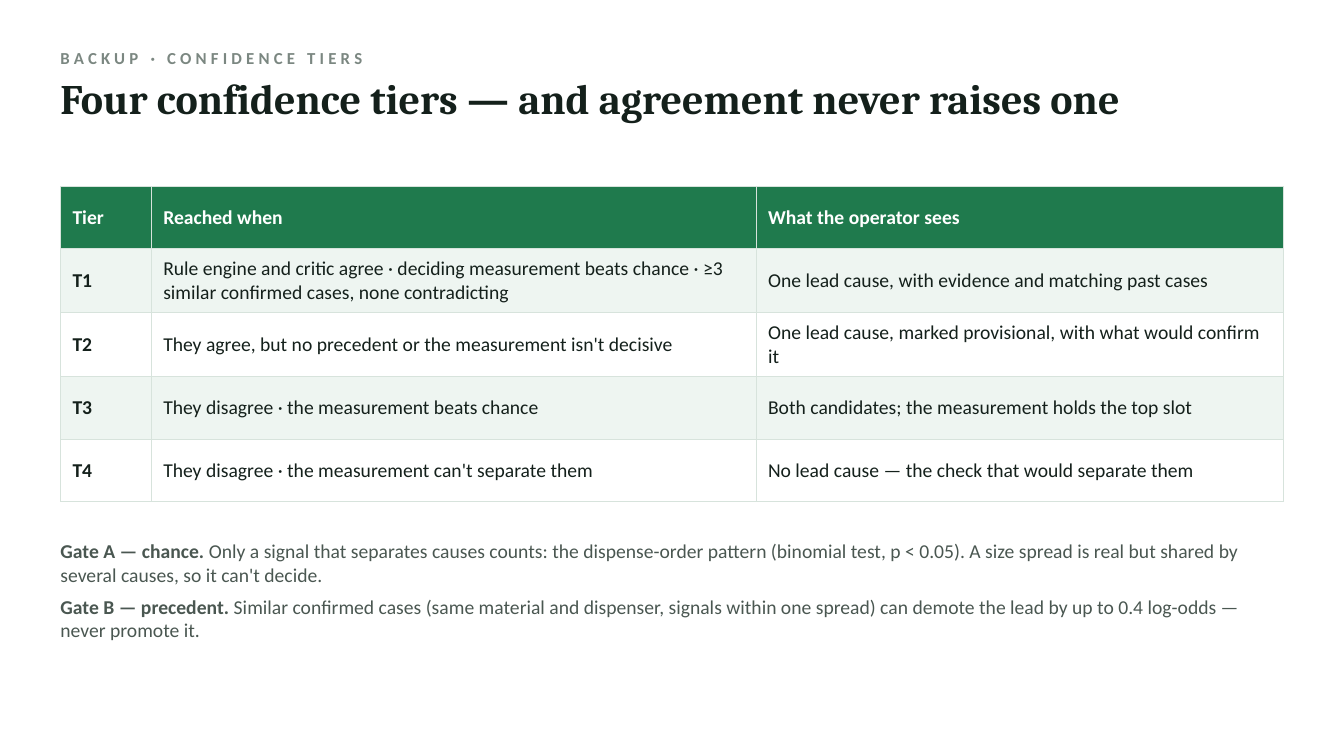
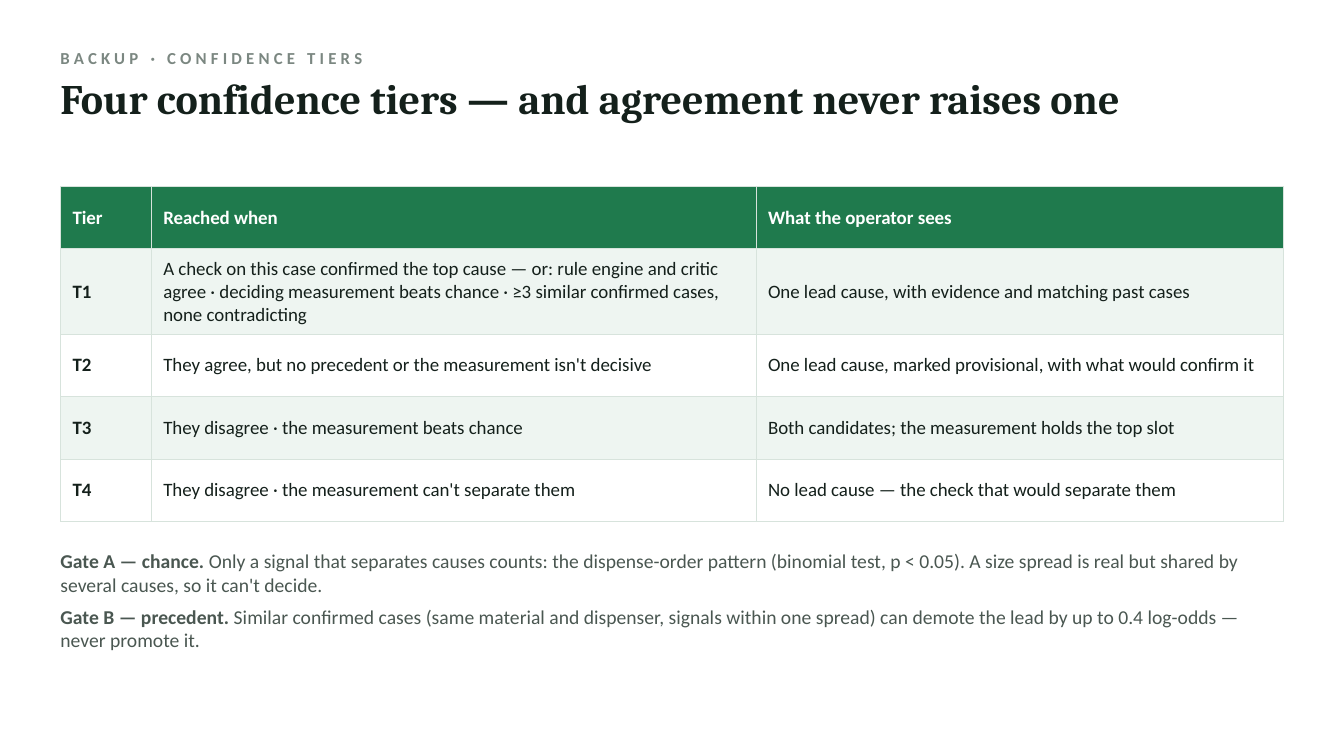
Before and after one commit to Calvin105/AiHorizon, a slide deck: slide 11 of docs/final/AI-Dispensing-Defect-Detective.pptx (slide 9 before the commit). Drawn at 1344x756 pixels with LibreOffice and Linux fonts; fonts in the diff are those of the drawing. Boxes give left, top, right and bottom in pixels: in the first picture for what was removed or moved away, otherwise in the second. Text is boxed around its words. In the diff, an @@ line names an element or a change of style, - is before the commit and + after.

```diff
--- a/docs/final/AI-Dispensing-Defect-Detective.pptx
+++ b/docs/final/AI-Dispensing-Defect-Detective.pptx
@@ table at (60, 187, 1284, 504) @@
-row 2, column 2: Rule engine and critic agree · deciding measurement beats chance · ≥3 similar confirmed cases, none contradicting
+row 2, column 2: A check on this case confirmed the top cause — or: rule engine and critic agree · deciding measurement beats chance · ≥3 similar confirmed cases, none contradicting
@@ size 14 to 13.5 pt in "Tier", "Reached when", "What the operator sees", "T1" and 10 more places @@
@@ text "Gate A — chance. Only ...": place and size @@
-text "Gate A — chance. Only ..." at (60, 544, 1238, 640)
+text "Gate A — chance. Only ..." at (60, 554, 1238, 650)
```
Also in this commit, not shown: 11 other slides changed, 2 slides added, 1 slide removed, 5 other files.
